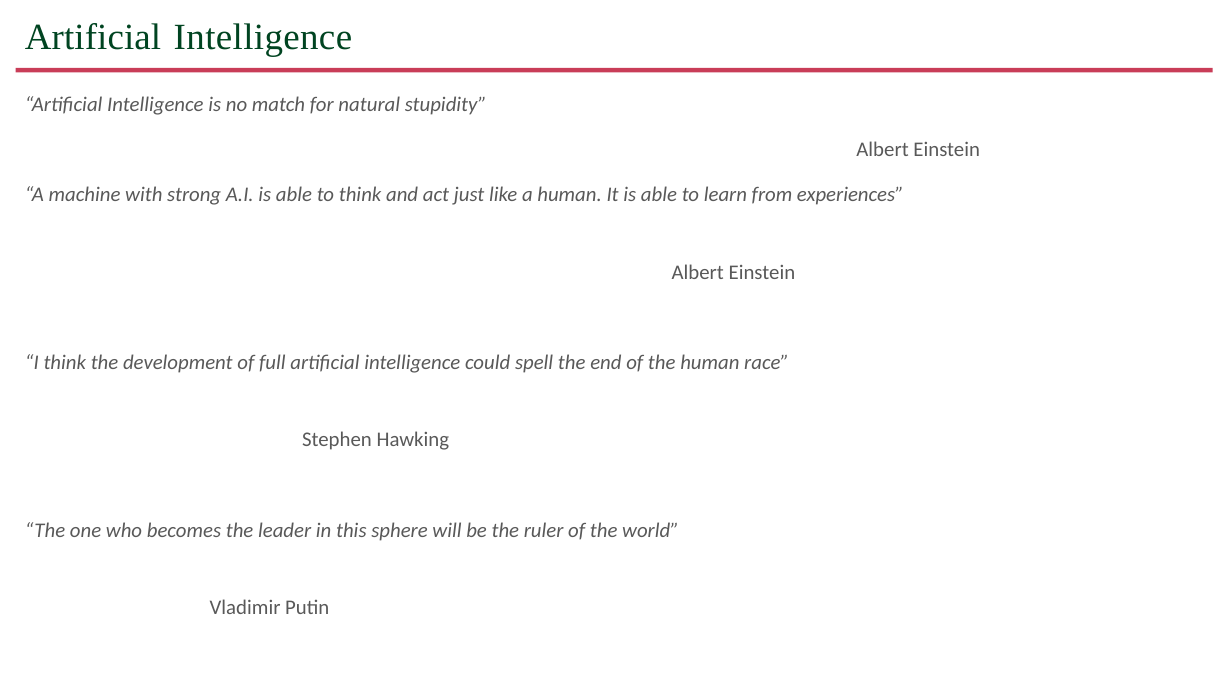
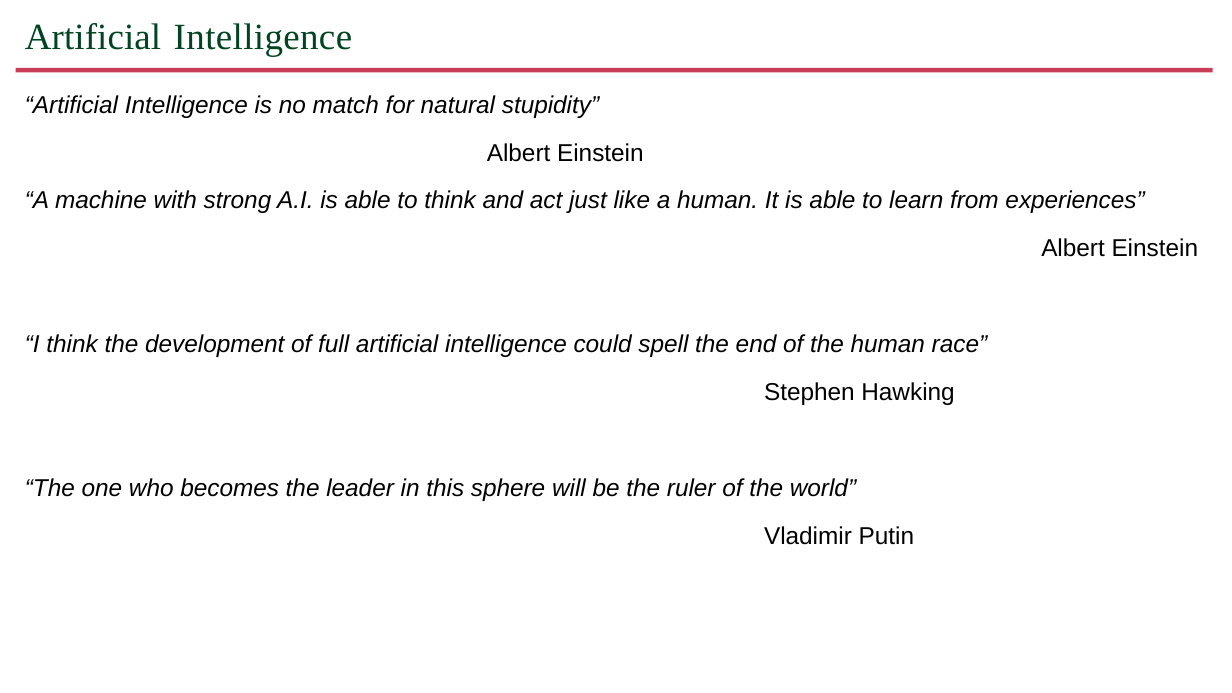
Before and after one commit to ibrarahmad/PostgreSQLTalks, a slide deck: slide 6 of Conferences/2022-Austin-Percona-Live/PL22-PostgreSQL-And-Artifical-Intelegence.pptx. Drawn at 1232x693 pixels with LibreOffice and Linux fonts; fonts in the diff are those of the drawing; background and template pictures are left out. Boxes give left, top, right and bottom in pixels: in the first picture for what was removed or moved away, otherwise in the second. Text is boxed around its words. In the diff, an @@ line names an element or a change of style, - is before the commit and + after.

```diff
--- a/Conferences/2022-Austin-Percona-Live/PL22-PostgreSQL-And-Artifical-Intelegence.pptx
+++ b/Conferences/2022-Austin-Percona-Live/PL22-PostgreSQL-And-Artifical-Intelegence.pptx
@@ text "“Artificial Intelligence is no match ..." at (25,95,1199,545): size 16.1 to 19 pt, font Calibri to Arial, text colour #595959 to #000000; line spacing 1.3 to 1.2 @@
```
Also in this commit, not shown: 7 other slides changed.
